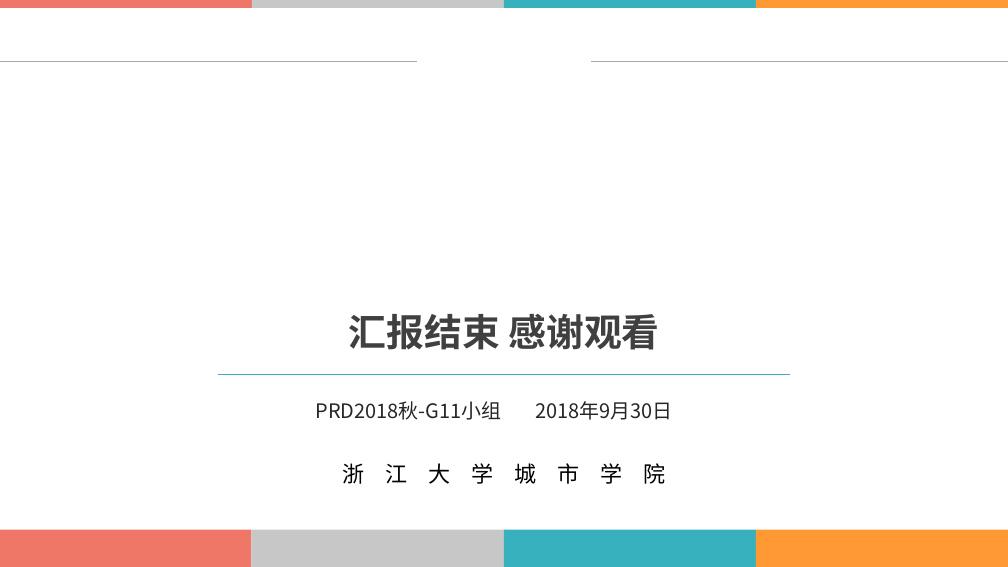
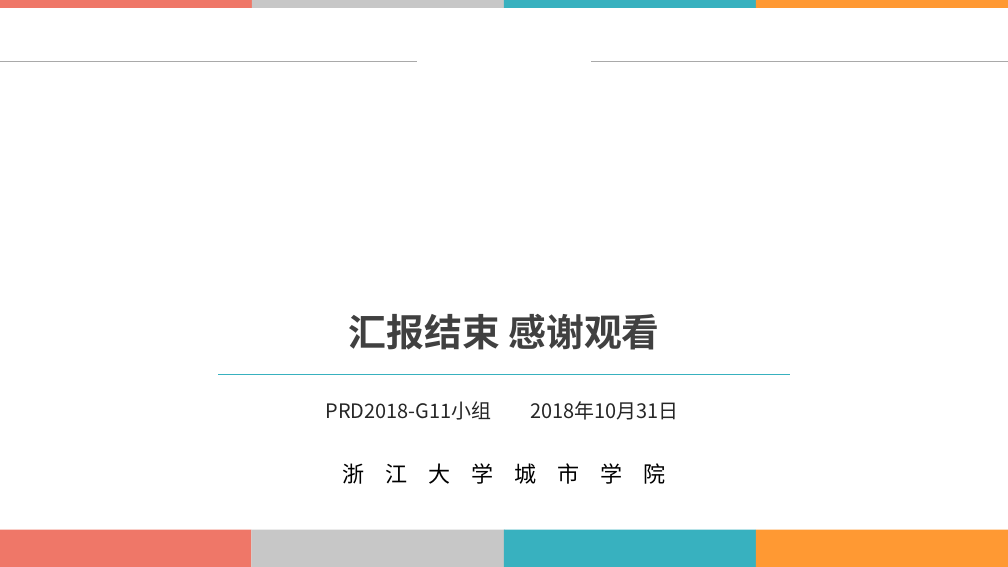
Before and after one commit to boboHh/AssistantTeaching, a slide deck: slide 40 of 受控文档/00-PPT/PRD2018-G11-UML图 （完成）.pptx (slide 39 before the commit). Drawn at 1008x567 pixels with LibreOffice and Linux fonts; fonts in the diff are those of the drawing; background and template pictures are left out. Boxes give left, top, right and bottom in pixels: in the first picture for what was removed or moved away, otherwise in the second. Text is boxed around its words. In the diff, an @@ line names an element or a change of style, - is before the commit and + after.

```diff
--- a/受控文档/00-PPT/PRD2018-G11-UML图 （完成）.pptx
+++ b/受控文档/00-PPT/PRD2018-G11-UML图 （完成）.pptx
@@ text at [326,401,492,420]: text changed @@
-PRD2018秋-G11小组
+PRD2018-G11小组
@@ text at [530,401,678,420]: text changed @@
-2018年9月30日
+2018年10月31日
```
Also in this commit, not shown: 2 other slides changed, 1 slide added.
